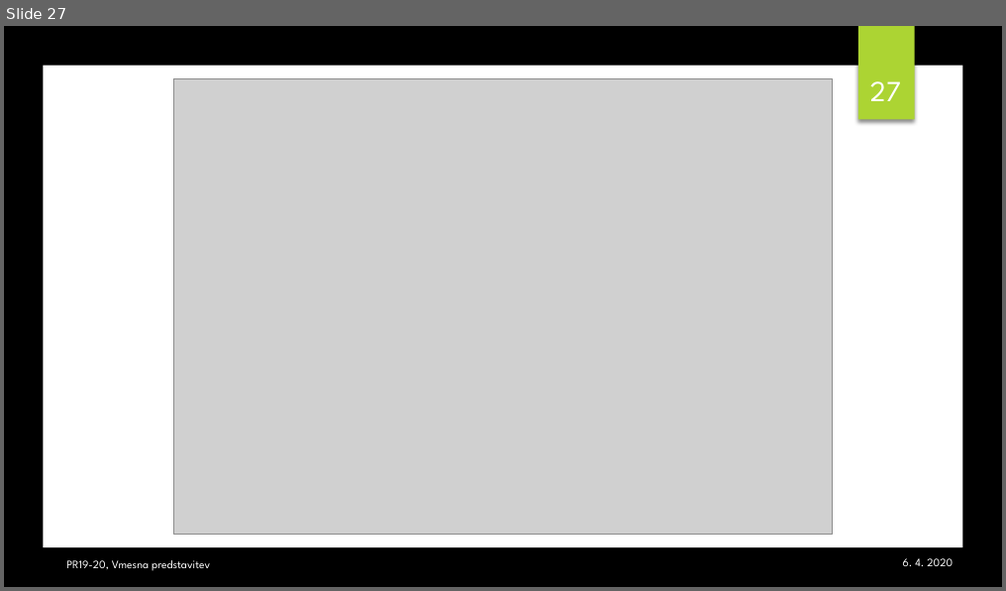
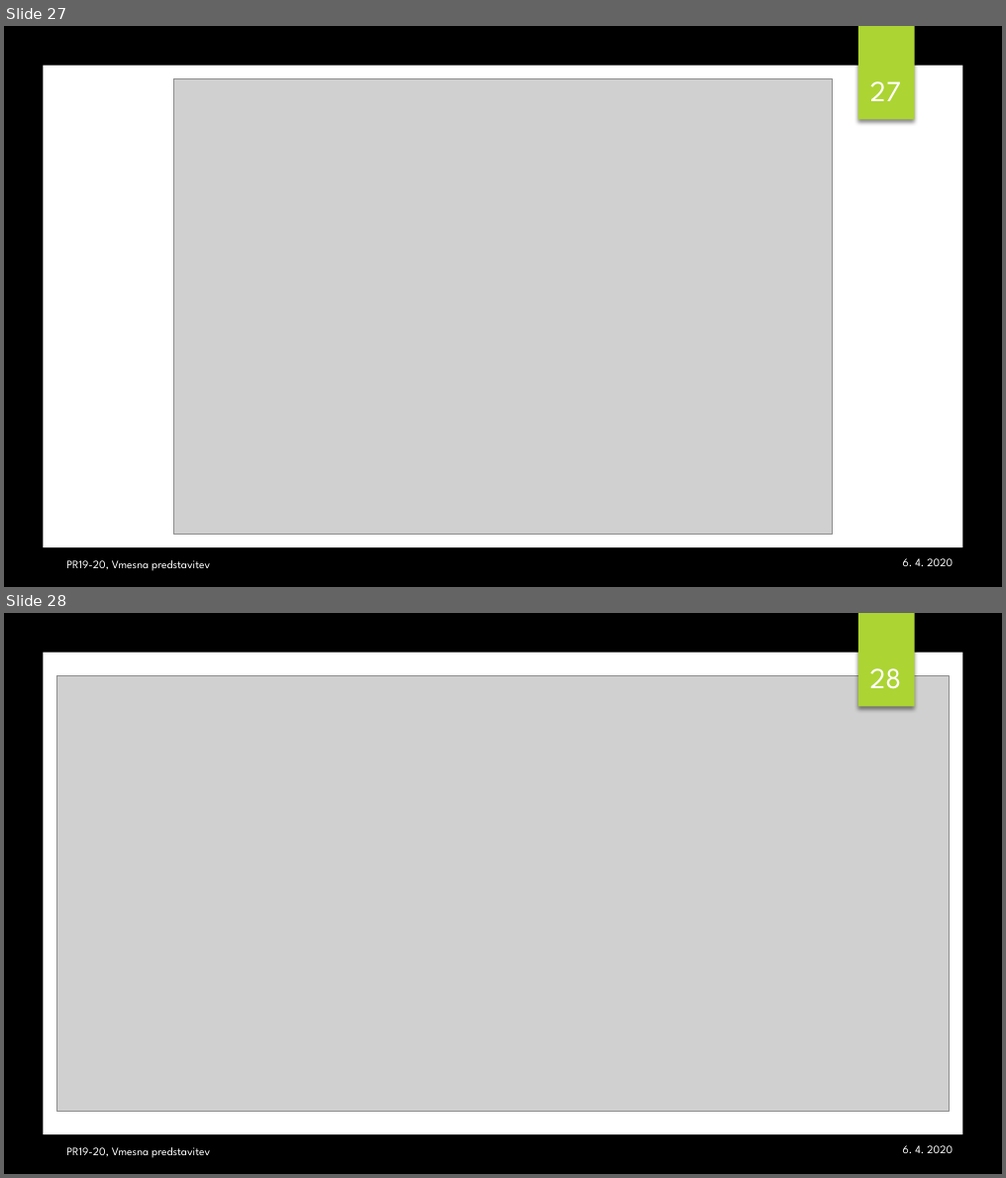
Before and after one commit to Nik-tech-cloud/PR22NGAMZ, a slide deck: PR2021-22_vmesna_5.pptx. Shown one above the other, each under a label of ours: slide 27 before the commit, slides 27 and 28 after it. The pictures are 1006x591 and 1006x1178 pixels, drawn with LibreOffice and Linux fonts; fonts in the diff are those of the drawing; grey boxes stand for pictures; background and template pictures are left out. Boxes give left, top, right and bottom in pixels: in the first picture for what was removed or moved away, otherwise in the second. Text is boxed around its words. In the diff, an @@ line names an element or a change of style, - is before the commit and + after.

Commit message:
Popravek v powerpoint
zdej pa res spat

```diff
--- a/PR2021-22_vmesna_5.pptx
+++ b/PR2021-22_vmesna_5.pptx
@@ slide 28 added at box(4, 613, 1002, 1174), background picture (left out) @@
@@ rectangle added at box(858, 613, 914, 707), fill #ACD433 @@
@@ rectangle added at box(43, 652, 963, 1135), fill #FFFFFF @@
@@ page number added at box(870, 668, 902, 689), 21 pt, text #FFFFFF @@
+28
@@ picture added at box(56, 676, 949, 1111) @@
@@ text added at box(903, 1146, 952, 1154), 8.2 pt, text #FFFFFF @@
+6. 4. 2020
@@ text added at box(66, 1148, 210, 1158), 8.2 pt, text #FFFFFF @@
+PR19-20, Vmesna predstavitev
```
Also in this commit, not shown: 2 other files.
